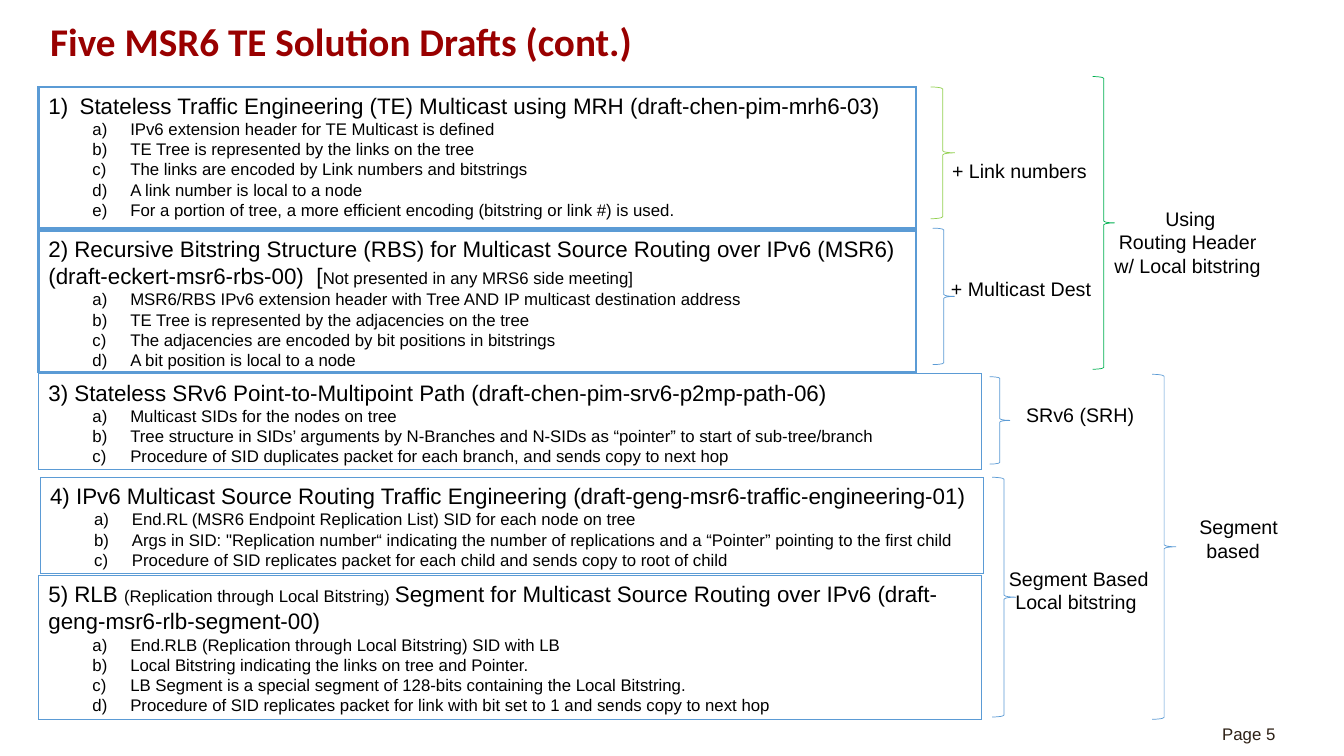
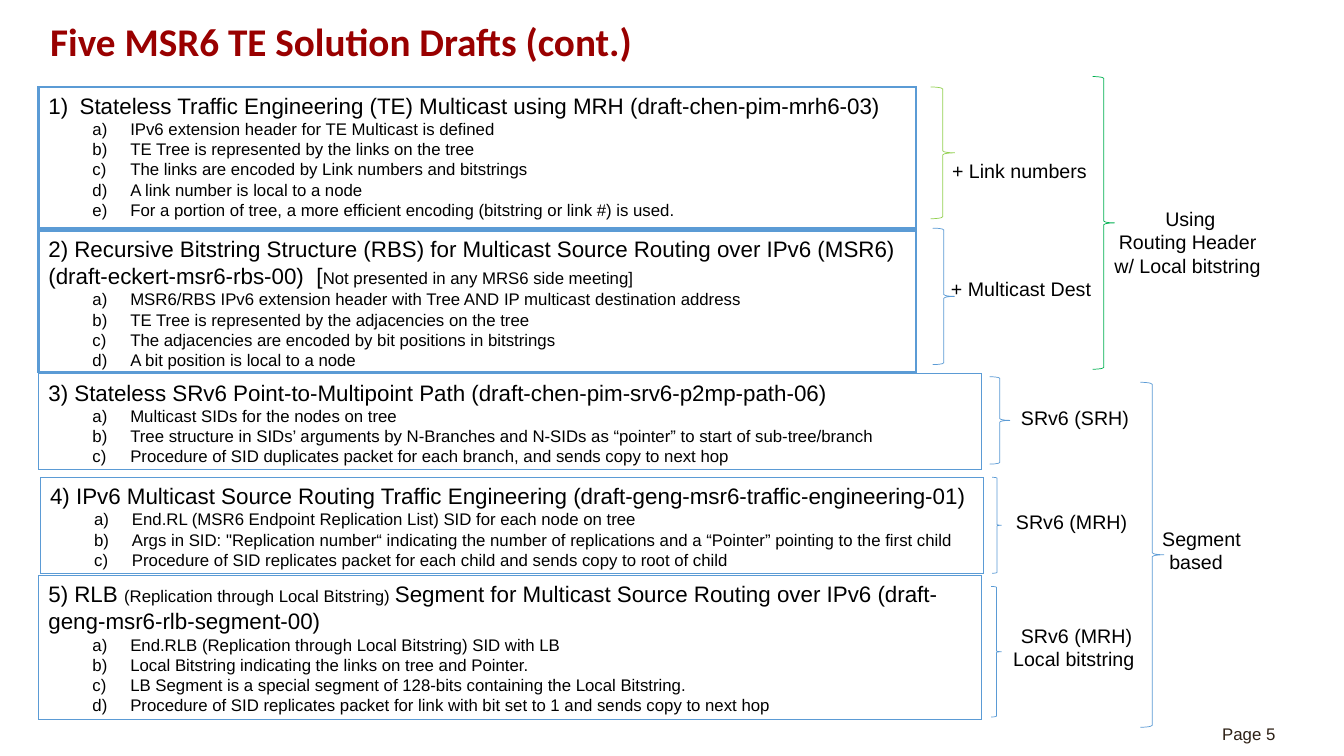
Before and after one commit to MSR6-community/presentations, a slide deck: slide 5 of msr6-bof-chen-te-solution-overview.pptx. Drawn at 1344x756 pixels with LibreOffice and Linux fonts; fonts in the diff are those of the drawing. Boxes give left, top, right and bottom in pixels: in the first picture for what was removed or moved away, otherwise in the second. Text is boxed around its words. In the diff, an @@ line names an element or a change of style, - is before the commit and + after.

Commit message:
Add files via upload
More clarification on segment based draft brief, changed version to 1.4

```diff
--- a/msr6-bof-chen-te-solution-overview.pptx
+++ b/msr6-bof-chen-te-solution-overview.pptx
@@ right brace: place and size @@
-right brace at (1152, 374, 1177, 719)
+right brace at (1140, 382, 1165, 727)
@@ text "SRv6 (SRH)": place and size @@
-text "SRv6 (SRH)" at (1026, 407, 1135, 426)
+text "SRv6 (SRH)" at (1021, 410, 1129, 429)
@@ right brace: place and size @@
-right brace at (992, 478, 1016, 718)
+right brace at (992, 478, 1001, 574)
@@ text added at (1016, 514, 1127, 533), 14 pt, text #000000 @@
+SRv6 (MRH)
@@ text "Segment based": place and size @@
-text "Segment based" at (1199, 520, 1278, 559)
+text "Segment based" at (1162, 532, 1241, 570)
@@ right brace added at (991, 587, 1001, 718), outline #5B9BD5 0.5 pt @@
@@ text "SRv6 (MRH)": place and size @@
-text "SRv6 (MRH)" at (1009, 571, 1149, 613)
+text "SRv6 (MRH)" at (1013, 628, 1135, 670)
@@ text at (1021, 628, 1132, 647): text changed @@
-Segment Based
+SRv6 (MRH)
```
Also in this commit, not shown: 1 other slide changed, 1 other file.
